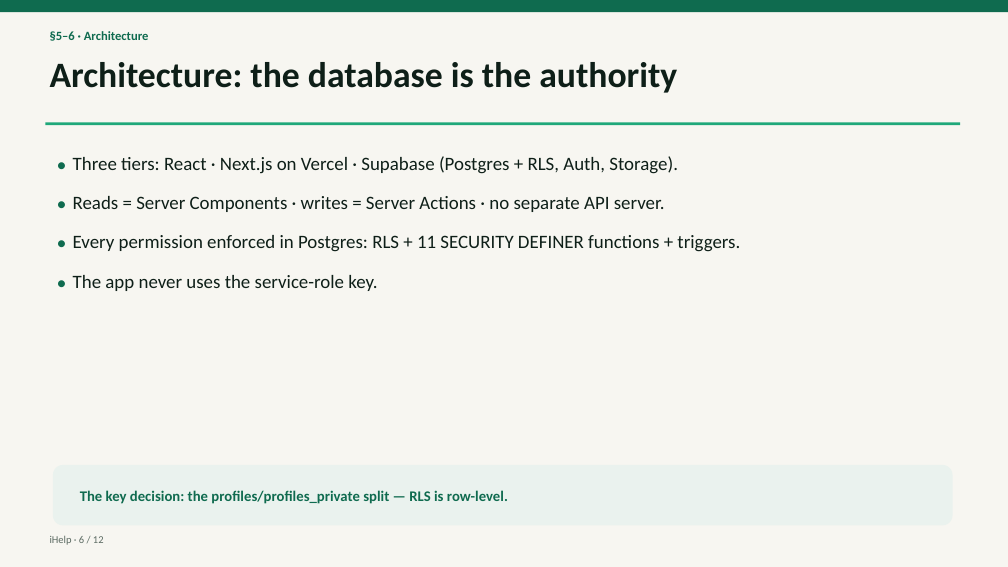
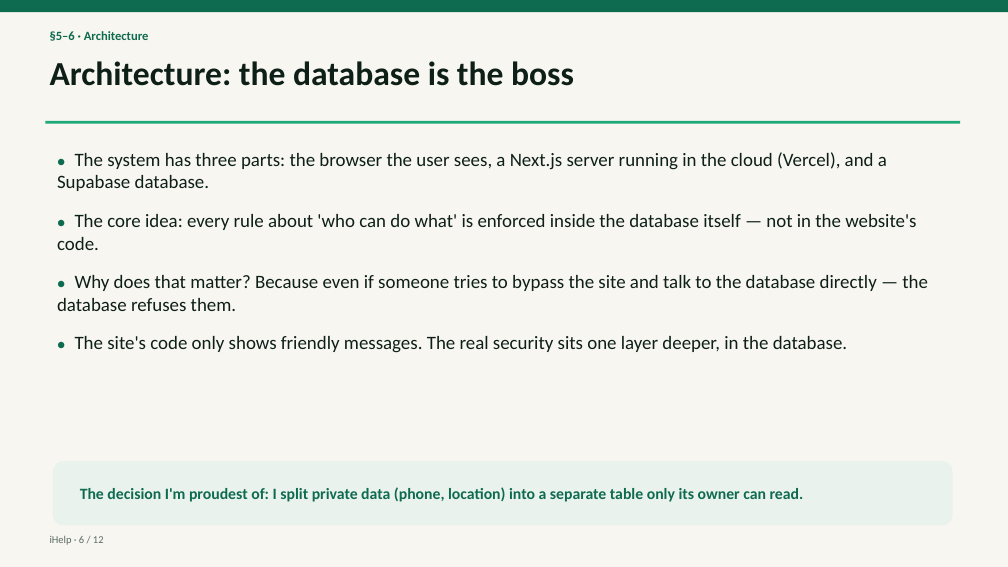
Before and after one commit to YuvGev00/ihelp, a slide deck: slide 6 of submission/en/iHelp-presentation.pptx. Drawn at 1008x567 pixels with LibreOffice and Linux fonts; fonts in the diff are those of the drawing. Boxes give left, top, right and bottom in pixels: in the first picture for what was removed or moved away, otherwise in the second. Text is boxed around its words. In the diff, an @@ line names an element or a change of style, - is before the commit and + after.

```diff
--- a/submission/en/iHelp-presentation.pptx
+++ b/submission/en/iHelp-presentation.pptx
@@ text at bbox=[50, 61, 574, 86]: text changed; size 34 to 32 pt @@
-Architecture: the database is the authority
+Architecture: the database is the boss
@@ text at bbox=[57, 152, 928, 353]: text changed @@
-● Three tiers: React · Next.js on Vercel · Supabase (Postgres + RLS, Auth, Storage).
-● Reads = Server Components · writes = Server Actions · no separate API server.
-● Every permission enforced in Postgres: RLS + 11 SECURITY DEFINER functions + triggers.
-● The app never uses the service-role key.
+● The system has three parts: the browser the user sees, a Next.js server running in the cloud (Vercel), and a Supabase database.
+● The core idea: every rule about 'who can do what' is enforced inside the database itself — not in the website's code.
+● Why does that matter? Because even if someone tries to bypass the site and talk to the database directly — the database refuses them.
+● The site's code only shows friendly messages. The real security sits one layer deeper, in the database.
@@ rounded rectangle: place and size @@
-rounded rectangle at bbox=[53, 465, 953, 526]
+rounded rectangle at bbox=[53, 461, 953, 526]
@@ text at bbox=[80, 487, 804, 502]: text changed; size 14 to 15 pt @@
-The key decision: the profiles/profiles_private split — RLS is row-level.
+The decision I'm proudest of: I split private data (phone, location) into a separate table only its owner can read.
```
Also in this commit, not shown: 10 other slides changed, 1 slide added, 1 slide removed, 1 other file.
